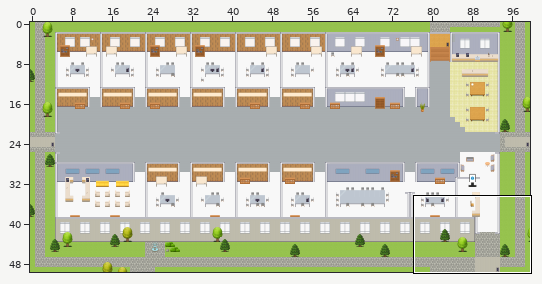
Level history. Tiled map (JSON): maps/Cyber-Security-Architecture-Innovation-Platform.tmj. Above, an overview of the earlier version with the close-up marked.
Close-up. Before the commit:
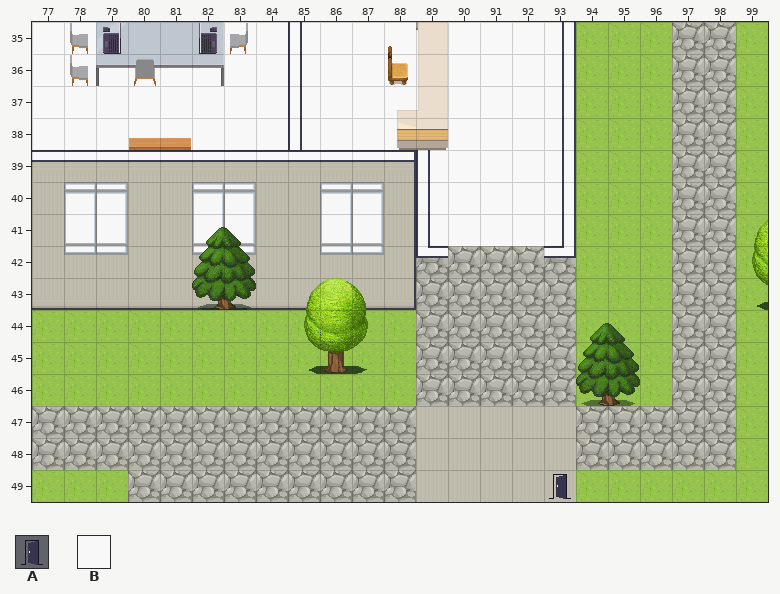
Cells are 32x32 px. Shown: x 77..99, y 35..49.
Key: from "User_Zones": A 65; from "room2": B 66.
_ is an empty cell, # one hidden under a higher layer.
Layers that did not change in this view are not listed.
Layer "floors" before, first column x 77:
35 BB####BBBBBBBBBBB______
36 BBBBBBBBBBBBBBBBB______
37 BBBBBBBBBBBBBBBBB______
38 BBBBBBBBBBBBBBBBB______
39 ____________BBBBB______
40 ____________BBBBB______
41 ____________BBBBB______
42 _______________________
43 _______________________
44 _______________________
45 _______________________
46 _______________________
47 _______________________
48 _______________________
49 _______________________
New version:
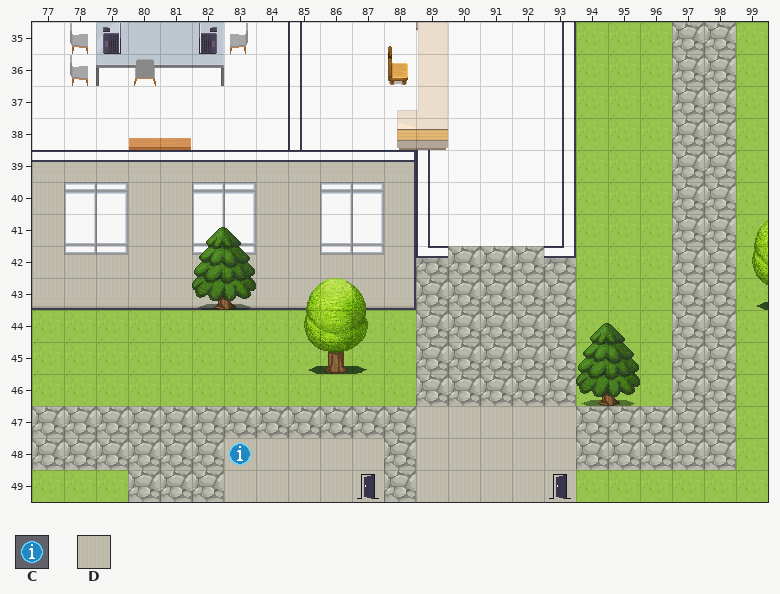
Further tiles: from "User_Zones": C 104; from "room2": D 328.
The exact change:
Changed rows in their new state; . is an unchanged cell.
Layer "floors":
first column x 83:
48 DDDDD
49 DDDDD
Layer "zones":
first column x 83:
48 C....
49 ....A
